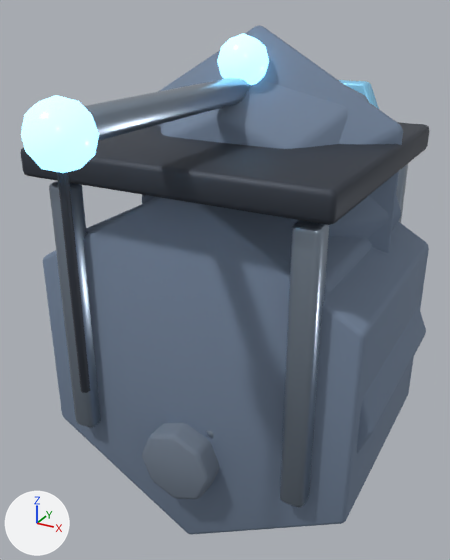
A saved change to the Blender file assets-source/blender/buildings/auto_rebuilder.blend.
Both versions are drawn from a 50 mm lens placed at (2.08, -4.05, 3.25), pointed at (0.04, -0.33, 1.39). Arrows for +X, +Y and +Z are at lower left; the lights stay in place. The picture after the commit comes second.

Script lines for the objects in view, before the commit:
```python
me_cone_082 = bpy.data.meshes.new('Cone.082')
me_cone_082.from_pydata(...)  # a 6-sided cut cone along z (radius 1.28 at the low end, 0.55 at the high end) spanning x -1.11..1.11, y -1.28..1.28, z -0.25..0.25
me_cone_082.polygons.foreach_set('use_smooth', [True] * 8)
me_cone_082.materials.append(mat_mat_lodproxy)  # greyish blue #76869e
me_cube_836 = bpy.data.meshes.new('Cube.836')
me_cube_836.from_pydata(...)  # a box spanning x -1.1..1.1, y -0.1..0.1, z -1.1..1.1
me_cube_836.polygons.foreach_set('use_smooth', [True] * 6)
me_cube_836.materials.append(mat_mat_auto_rebuilder_dark)  # greyish blue #3f4550
me_cylinder_144 = bpy.data.meshes.new('Cylinder.144')
me_cylinder_144.from_pydata(...)  # an 8-sided cylinder along z spanning x -1.35..1.35, y -1.35..1.35, z -0.77..0.77
me_cylinder_144.polygons.foreach_set('use_smooth', [True] * 10)
me_cylinder_144.materials.append(mat_mat_lodproxy)  # greyish blue #76869e
ob_lod1_proxy_base = bpy.data.objects.new('LOD1_PROXY_base', me_cylinder_144)
ob_lod1_proxy_base.parent = ob_lod1
ob_lod1_proxy_base.location = (0.0, 0.78, 0.0)
_m = ob_lod1_proxy_base.modifiers.new('soft bevel', 'BEVEL')
_m.width = 0.035
_m.width_pct = 0.035
_m.segments = 2
ob_lod2_proxy_cap = bpy.data.objects.new('LOD2_PROXY_cap', me_cone_082)
ob_lod2_proxy_cap.parent = ob_lod2
ob_lod2_proxy_cap.location = (0.0, 1.88, 0.0)
_m = ob_lod2_proxy_cap.modifiers.new('soft bevel', 'BEVEL')
_m.width = 0.04
_m.width_pct = 0.04
_m.segments = 2
ob_topframe = bpy.data.objects.new('topFrame', me_cube_836)
ob_topframe.parent = ob_buildingroot
ob_topframe.location = (0.0, 2.3, 0.0)
_m = ob_topframe.modifiers.new('soft bevel', 'BEVEL')
_m.width = 0.04
_m.width_pct = 0.04
_m.segments = 2
# also in view: 'frame.0.9.0.9' at (0.9, -0.9, 1.15); 'frame.-0.9.0.9' at (-0.9, -0.9, 1.15); 'repairHead' at (0.0, -1.85, 2.7); 'plinth' at (0.0, 0.0, 0.15); 'LOD2_PROXY_base' at (0.0, 0.0, 0.78)
```
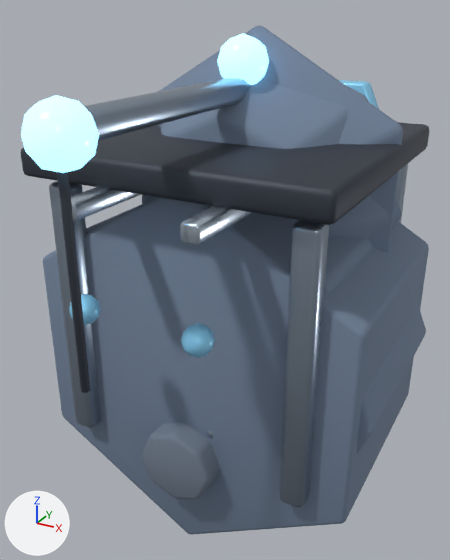
Pixel boxes (x1, y1, x2, y2) of what changed, in the pictures (450 x 560 px):
'repairArm.R', added
    after: (180, 206, 252, 245)
'repairArm.L', added
    after: (59, 187, 141, 221)
'repairClamp.R', added (blue)
    after: (181, 323, 215, 358)
'repairClamp.L', added (blue)
    after: (69, 294, 101, 325)

The change, as a diff of the scene's bpy script:
```diff
--- a/assets-source/blender/buildings/auto_rebuilder.blend.py
+++ b/assets-source/blender/buildings/auto_rebuilder.blend.py
@@ me_icosphere_497 @@
+me_icosphere_497.from_pydata(...)  # an icosphere of 80 faces spanning x -0.095..0.095, y -0.1..0.1, z -0.1..0.1
+me_icosphere_497.polygons.foreach_set('use_smooth', [True] * 80)
+me_icosphere_497.materials.append(mat_mat_auto_rebuilder_accent)  # blue #90daff
@@ me_icosphere_496 @@
+me_icosphere_496.from_pydata(...)  # an icosphere of 80 faces spanning x -0.095..0.095, y -0.1..0.1, z -0.1..0.1
+me_icosphere_496.polygons.foreach_set('use_smooth', [True] * 80)
+me_icosphere_496.materials.append(mat_mat_auto_rebuilder_accent)  # blue #90daff
@@ me_cube_885 @@
+me_cube_885.from_pydata(...)  # a box spanning x -0.06..0.06, y -0.06..0.06, z -0.7..0.7
+me_cube_885.polygons.foreach_set('use_smooth', [True] * 6)
+me_cube_885.materials.append(mat_mat_auto_rebuilder_metallight)  # pale blue #c4d1df
@@ ob_repairclamp_r @@
+ob_repairclamp_r = bpy.data.objects.new('repairClamp.R', me_icosphere_497)
+ob_repairclamp_r.parent = ob_buildingroot
+ob_repairclamp_r.location = (0.42, 1.48, 1.35)
+_m = ob_repairclamp_r.modifiers.new('soft bevel', 'BEVEL')
+_m.width = 0.02
+_m.width_pct = 0.02
+_m.segments = 2
@@ ob_repairclamp_l @@
+ob_repairclamp_l = bpy.data.objects.new('repairClamp.L', me_icosphere_496)
+ob_repairclamp_l.parent = ob_buildingroot
+ob_repairclamp_l.location = (-0.42, 1.48, 1.35)
+_m = ob_repairclamp_l.modifiers.new('soft bevel', 'BEVEL')
+_m.width = 0.02
+_m.width_pct = 0.02
+_m.segments = 2
@@ ob_repairarm_r @@
+ob_repairarm_r = bpy.data.objects.new('repairArm.R', me_cube_885)
+ob_repairarm_r.parent = ob_buildingroot
+ob_repairarm_r.location = (0.42, 2.15, 0.72)
+_m = ob_repairarm_r.modifiers.new('soft bevel', 'BEVEL')
+_m.width = 0.018
+_m.width_pct = 0.018
+_m.segments = 2
@@ ob_repairarm_l @@
+ob_repairarm_l = bpy.data.objects.new('repairArm.L', me_cube_885.copy())
+ob_repairarm_l.parent = ob_buildingroot
+ob_repairarm_l.location = (-0.42, 2.15, 0.72)
+_m = ob_repairarm_l.modifiers.new('soft bevel', 'BEVEL')
+_m.width = 0.018
+_m.width_pct = 0.018
+_m.segments = 2
```
